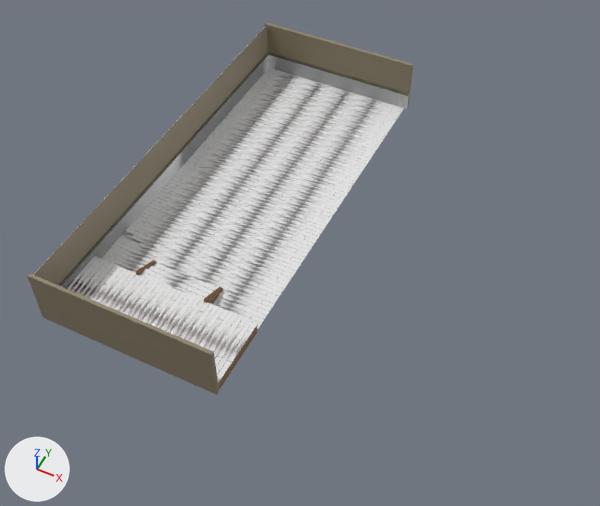
Two versions of the FBX model Assets/Imports/Fries and Seagull/Bar 02/Models/Room.fbx, one commit apart.
Camera for both pictures: a 50 mm lens placed at (14.2, -21.0, 24.2), pointed at (4.6, -1.7, 0.1). The lights are fixed; the arrows at lower left show +X, +Y and +Z. The older version comes first. Where no turn or scale is listed for an object, it has been applied to the vertices. Vertices at exactly the same position are counted once.

Names of what the first picture shows: 'Room'.
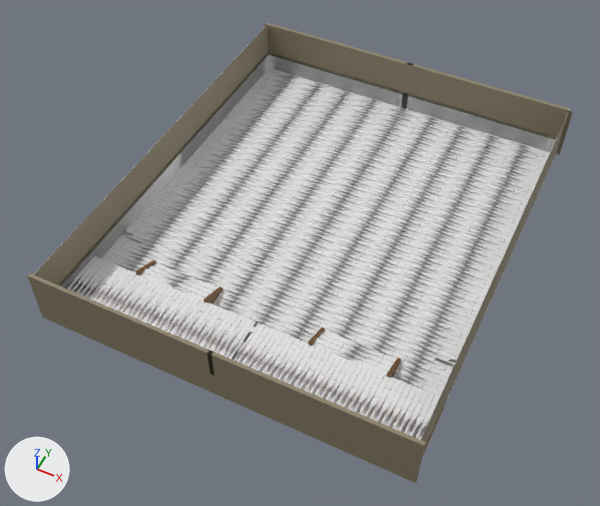
The newer file is also turned or shifted as a whole; pictures and numbers use the older file's frame.

Boxes [x1, y1, x2, y2] around the edits, measured in the pictures (600 x 506 px):
'Room', reshaped (41% wider, 24% taller): before [27, 23, 414, 395]; after [27, 23, 573, 483]
part 1 of me_room, added: after [207, 109, 570, 483]
part 2 of me_room, added: after [556, 111, 573, 155]
part 3 of me_room, added: after [404, 64, 570, 138]
part 4 of me_room, added: after [232, 323, 379, 413]
part 5 of me_room, added: after [359, 372, 389, 418]
part 6 of me_room, added: after [370, 377, 401, 423]
part 7 of me_room, added: after [381, 381, 412, 427]
part 8 of me_room, added: after [322, 330, 396, 363]
part 9 of me_room, added: after [318, 334, 394, 367]
part 10 of me_room, added: after [313, 338, 391, 375]
part 11 of me_room, added: after [386, 358, 401, 378]
part 12 of me_room, added: after [308, 327, 325, 346]
part 13 of me_room, added (mostly hidden): after [422, 403, 445, 457]
part 14 of me_room, added: after [401, 93, 556, 152]
part 15 of me_room, added: after [392, 386, 446, 448]
part 16 of me_room, added: after [262, 109, 556, 404]

The edits, one by one:
me_room is used by ob_room; location (0.0, 0.0, 0.0).
me_room had 11601 vertices, 13429 faces and spanned x -2.3..5.0, y -8.7..8.5, z 0.0..2.5.
me_room now has 22708 vertices, 26706 faces and spans x -2.3..12.1, y -8.7..8.5, z 0.0..2.5.
me_room part 1: the loose piece of 18 vertices spanning x -2.3..5.0, y -8.7..8.5, z 0.2..2.5 is copied, and the copy is mirrored in x about its middle, then moved by (7.1, 0.0, 0.0); it spans x 4.8..12.1, y -8.7..8.5, z 0.2..2.5.
me_room part 2: the loose piece of 4 vertices spanning x -2.3..-2.2, y 8.3, z 0.2..2.5 is copied, and the copy is moved by (14.2, 0.0, 0.0); it spans x 11.9..12.1, y 8.3, z 0.2..2.5.
me_room part 3: a new loose piece, a box spanning x 4.74..11.9, y 8.33..8.5, z 0.18..2.52, in mat_w (yellow #8c826a).
me_room part 4: the loose piece of 1020 vertices spanning x 0.2..4.9, y -8.5..-5.7, z 0.6 is copied, and the copy is mirrored in x about its middle, then moved by (4.6, 0.0, 0.0); it spans x 4.8..9.6, y -8.5..-5.7, z 0.6.
me_room part 5: the loose piece of 90 vertices spanning x -0.2..0.2, y -8.5..-5.7, z 0.6 is copied, and the copy is mirrored in x about its middle, then moved by (9.8, 0.0, 0.0); it spans x 9.6..9.9, y -8.5..-5.7, z 0.6.
me_room part 6: the loose piece of 90 vertices spanning x -0.2..0.2, y -8.5..-5.7, z 0.6 is copied, and the copy is mirrored in x about its middle, then moved by (10.1, 0.0, 0.0); it spans x 9.9..10.3, y -8.5..-5.7, z 0.6.
me_room part 7: the loose piece of 90 vertices spanning x -0.2..0.2, y -8.5..-5.7, z 0.6 is copied, and the copy is mirrored in x about its middle, then moved by (10.5, 0.0, 0.0); it spans x 10.3..10.7, y -8.5..-5.7, z 0.6.
me_room part 8: the loose piece of 195 vertices spanning x -0.1..2.7, y -5.1..-4.7, z 0.2 is copied, and the copy is mirrored in x about its middle, then moved by (7.1, 0.0, 0.0); it spans x 7.0..9.8, y -5.1..-4.7, z 0.2.
me_room part 9: the loose piece of 195 vertices spanning x -0.1..2.7, y -5.4..-5.0, z 0.3..0.4 is copied, and the copy is mirrored in x about its middle, then moved by (7.1, 0.0, 0.0); it spans x 7.0..9.8, y -5.4..-5.0, z 0.3..0.4.
me_room part 10: the loose piece of 195 vertices spanning x -0.1..2.7, y -5.7..-5.3, z 0.5..0.6 is copied, and the copy is mirrored in x about its middle, then moved by (7.1, 0.0, 0.0); it spans x 7.0..9.8, y -5.7..-5.3, z 0.5..0.6.
me_room part 11: the loose piece of 24 vertices spanning x 2.7..2.8, y -5.8..-4.7, z 0.2..0.8 is copied, and the copy is moved by (7.1, 0.0, 0.0); it spans x 9.8..9.9, y -5.8..-4.7, z 0.2..0.8.
me_room part 12: the loose piece of 24 vertices spanning x -0.2..-0.1, y -5.8..-4.7, z 0.2..0.8 is copied, and the copy is moved by (7.1, 0.0, 0.0); it spans x 6.9..7.0, y -5.8..-4.7, z 0.2..0.8.
me_room part 13: the loose piece of 1088 vertices spanning x -2.2..4.9, y -8.5..-5.8, z 0.2..0.6 is copied, and the copy is mirrored in x about its middle, then moved by (7.0, 0.0, 0.0); it spans x 4.8..11.9, y -8.5..-5.8, z 0.2..0.6.
me_room part 14: a new loose piece of 444 vertices spanning x 4.7..11.9, y 0.0..8.3, z 0.2..1.0.
me_room part 15: a new loose piece of 266 vertices spanning x 10.7..11.9, y -8.5..-5.7, z 0.6.
me_room part 16: 6967 vertices added at x 5.3..12.0, y -6.6..8.4, z 0.1..0.5.
Other edits to the shape of me_room do not show in these pictures.
